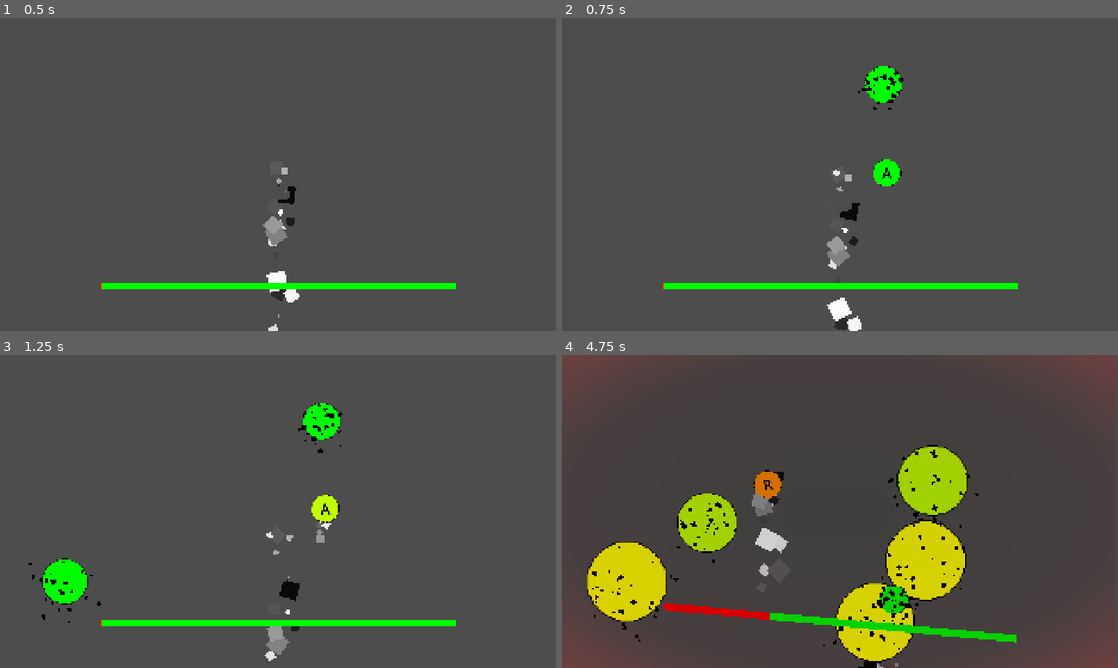
Above: before the commit, frames 1-4 (two rows, left to right).
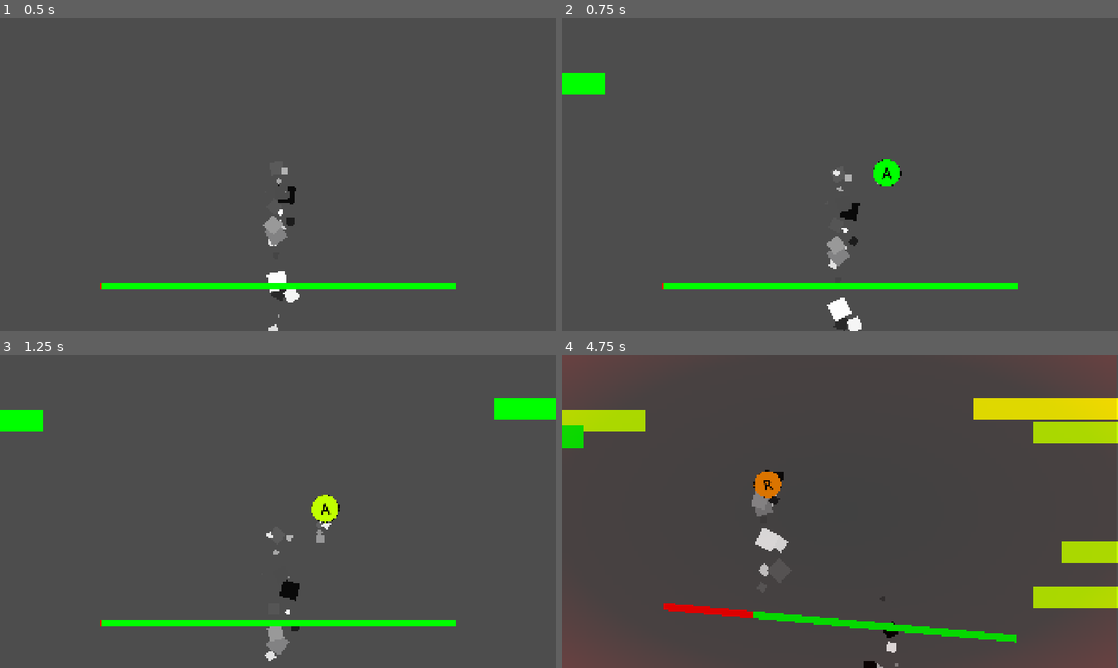
Above: after the commit, the same moments.

Repository: k3mystra/needy-college-student
Game: Godot game, scene res://ButtonMiniGame/test_game_scene.tscn
The game is run twice, just before and just after one commit, with the same random seed, the same clock (stepped at 60 frames per second) and the same inputs.
Inputs (mouse positions are in pixels of both pictures, inside the frame that each line leads up to):
- Up to frame 1 (0.5 s): no input
- Up to frame 2 (0.75 s): tap Enter at 0.5 s
- Up to frame 3 (1.25 s): no input
- Up to frame 4 (4.75 s): click (884, 420) at 1.27 s; click (628, 580) at 2.02 s; click (628, 580) at 2.77 s

Frame 1 is identical in both runs. In frame 2, 1.2% of the frame differs, in the area x 0-62%, y 15-30%; in frame 3, 3.0%; in frame 4, 18%, in the area x 0-100%, y 13-100%.

Commit message:
ADDED SHIT THAT COMES TO SCREEN

Diff:
--- a/ButtonMiniGame/button_mash_game.gd
+++ b/ButtonMiniGame/button_mash_game.gd
@@ -46,7 +46,7 @@
 	prevtimer = timer
 	prevcooldown = cooldown
 	prevspamcooldown = spam_cooldown
-	prevsliderpos = sliderholder.global_position
+	prevsliderpos = sliderholder.position
 	Global.buttonspam_L.connect(_buttonspamL)
 	Global.buttonspam_W.connect(_buttonspamW)
 
@@ -89,16 +89,21 @@
 
 func _spawn_spam():
 	var spawnpoint = $spawn
-	spawnpoint.global_position = Vector2(randf_range(-800, 800), randf_range(-500, 500))
 	var button = button_spam.instantiate()
+	if randi_range(0, 1) == 0:
+		spawnpoint.position = Vector2(-896, randf_range(-384, 384))
+		button.dir = 0
+	else:
+		spawnpoint.position = Vector2(896, randf_range(-384, 384))
+		button.dir = 1
 	button.global_position = spawnpoint.global_position
 	get_parent().add_child(button)
 
 
 func _start():
 	allow_count = false
-	circle.global_position = Vector2(randf_range(-x_range, x_range), randf_range(-y_range, y_range))
-	prevpos = circle.global_position
+	circle.position = Vector2(randf_range(-x_range, x_range), randf_range(-y_range, y_range))
+	prevpos = circle.position
 	selected_word = letter[randi_range(0, letter_amount - 1)]
 	print ("selected_word is ", selected_word)
 	word.text = selected_word.to_upper()
@@ -142,8 +147,8 @@
 		print ("NO BUTTON PRESSED AND RAN OUT OF TIME")
 
 func _animation():
-	circle.global_position.x = prevpos.x + randf_range(-6, 6)
-	circle.global_position.y = prevpos.y + randf_range(-6, 6)
+	circle.position.x = prevpos.x + randf_range(-6, 6)
+	circle.position.y = prevpos.y + randf_range(-6, 6)
 	circle.rotation_degrees = randf_range(-15, 15)
 
 func _slider_damage(value: float): # somehow make the bar slowly stop vibrating
@@ -152,13 +157,13 @@
 		bloodParticle.emitting = true
 	slider.value += value
 	while value > 0:
-		sliderholder.global_position = prevsliderpos
-		sliderholder.global_position += Vector2(randf_range(-35, 35), randf_range(-35, 35))
+		sliderholder.position = prevsliderpos
+		sliderholder.position += Vector2(randf_range(-35, 35), randf_range(-35, 35))
 		sliderholder.rotation_degrees = 0
 		sliderholder.rotation_degrees += randf_range(-8, 8)
 		value -= 3
 		await get_tree().create_timer(0.05).timeout
-	sliderholder.global_position = prevsliderpos
+	sliderholder.position = prevsliderpos
 	sliderholder.rotation_degrees /= 1.3
 
 func play_sound (stream: AudioStream, pitch: float, volume: float): # YOU CAN JUST COPY AND PASTE THIS
@@ -184,7 +189,7 @@
 
 func _buttonspamL():
 	bloodParticle.emitting = true
-	_slider_damage(20)
+	_slider_damage(45)
 
 func _follow_word():
-	particle.global_position = circle.global_position
+	particle.position = circle.position
--- a/ButtonMiniGame/button_mash_game.tscn
+++ b/ButtonMiniGame/button_mash_game.tscn
@@ -74,6 +74,7 @@
 horizontal_alignment = 1
 
 [node name="spawn" type="Node2D" parent="." unique_id=1253321267]
+position = Vector2(896, -384)
 
 [node name="sliderholder" type="Node2D" parent="." unique_id=627574491]
 position = Vector2(0, 384)
@@ -144,3 +145,9 @@
 scale_amount_min = 0.6
 scale_amount_max = 8.0
 color_initial_ramp = SubResource("Gradient_7810j")
+
+[node name="Camera2D" type="Camera2D" parent="." unique_id=370932546]
+
+[node name="Marker2D2" type="Marker2D" parent="." unique_id=442261553]
+position = Vector2(-896, -384)
+gizmo_extents = 290.7
--- a/ButtonMiniGame/button_spam.gd
+++ b/ButtonMiniGame/button_spam.gd
@@ -1,12 +1,15 @@
 extends Node2D
-@export var max_size : float
-@onready var circle = $resize/Button
-@onready var circle_size = $resize
-var circleColor = 0
-var speed = 0.2
-var timer = 0.6
+@export var max_distance : float
+@export var dir : int
+@export var timer = 0.6
+@export var speed = 25
+
+@onready var hand = $resize/Hand
+
+var handcolor = 0
 var prev_timer = 0.0
-var cur_scale : float
+var prev_posX = 0.0
+var total_move : float
 
 #PRELAOD SOUNDS HERE
 var grow = preload("res://ButtonMiniGame/sounds/grow.ogg")
@@ -16,40 +19,60 @@
 # Called when the node enters the scene tree for the first time.
 func _ready() -> void:
 	Global.total_button_spam += 1
-	speed += randf_range(-0.1, 0.1)
+	speed += randf_range(-5, 35)
 	timer += randf_range(-0.15, 0.6)
-	var rand_scale = randf_range(0, 0.4)
-	circle_size.scale += Vector2(rand_scale, rand_scale)
 	prev_timer = timer
-	cur_scale = circle_size.scale.x
+	if dir == 0:
+		scale.x = 1
+		position.x += randf_range(0, 180)
+	elif dir == 1:
+		scale.x = -1
+		position.x -= randf_range(0, 180)
+	prev_posX = position.x
 
 # Called every frame. 'delta' is the elapsed time since the previous frame.
 func _process(delta: float) -> void:
-	match circleColor:
-		0: circle.self_modulate = Color("00ff00")
-		1: circle.self_modulate = Color("c1ff00")
-		2: circle.self_modulate = Color("ffff00")
-		3: circle.self_modulate = Color("ff8900")
-		4: circle.self_modulate = Color("e3000d")
-	var target_color = remap(circle_size.scale.x, cur_scale, max_size, 0.0, 4.0)
-	circleColor = int(ceil(target_color))
+	match handcolor:
+		0: hand.self_modulate = Color("00ff00")
+		1: hand.self_modulate = Color("c1ff00")
+		2: hand.self_modulate = Color("ffff00")
+		3: hand.self_modulate = Color("ff8900")
+		4: hand.self_modulate = Color("e3000d")
+	var distance_traveled = abs(position.x - prev_posX)
+	var target_color = remap(distance_traveled, 0, max_distance, 0, 4)
+	handcolor = int(ceil(target_color))
 	timer -= 1 * delta
 	if timer < 0:
 		play_sound(grow, 0.5, 0.2)
-		circle_size.scale += Vector2(speed, speed)
+		if scale.x == 1:
+			position.x += speed
+		elif scale.x == -1:
+			position.x -= speed
+		total_move += speed
 		timer = prev_timer
-	if circle_size.scale.x > max_size:
+	if distance_traveled > max_distance:
+		print("Reached max distance!", position.x)
+		Global.buttonspam_L.emit()
+		Global.total_button_spam -= 1
 		queue_free()
-		Global.total_button_spam -= 1
-		Global.buttonspam_L.emit()
-	elif circle_size.scale.x < 0.4:
-		queue_free()
-		Global.total_button_spam -= 1
-		Global.buttonspam_W.emit()
+
+	if dir == 0 and position.x < prev_posX:
+		_success()
+	elif dir == 1 and position.x > prev_posX:
+		_success()
+
+func _success():
+	Global.buttonspam_W.emit()
+	Global.total_button_spam -= 1
+	queue_free()
 
 func _on_button_pressed() -> void:
 	play_sound(shrink, 2, 5)
-	circle_size.scale -= Vector2(0.4, 0.4)
+	if dir == 0:
+		position.x -= 75
+	elif dir == 1:
+		position.x += 75
+
 
 
 func play_sound (stream: AudioStream, pitch: float, volume: float): # YOU CAN JUST COPY AND PASTE THIS
--- a/ButtonMiniGame/button_spam.tscn
+++ b/ButtonMiniGame/button_spam.tscn
@@ -1,53 +1,34 @@
 [gd_scene format=3 uid="uid://dib3i6nrc65tw"]
 
 [ext_resource type="Script" uid="uid://chuumegaat2fo" path="res://ButtonMiniGame/button_spam.gd" id="1_km3y2"]
-[ext_resource type="Texture2D" uid="uid://qlf7ca7tjgsw" path="res://ButtonMiniGame/placeholder/wordholderblank.png" id="2_k8knq"]
 [ext_resource type="Texture2D" uid="uid://cd5rny8pfj16t" path="res://ButtonMiniGame/placeholder/star.png" id="3_ix4o1"]
 
 [node name="button_spam" type="Node2D" unique_id=614955222]
 script = ExtResource("1_km3y2")
-max_size = 3.0
+max_distance = 1000.0
 
 [node name="resize" type="StaticBody2D" parent="." unique_id=1365346980]
 scale = Vector2(0.5, 0.5)
 
-[node name="Button" type="Button" parent="resize" unique_id=1446274529]
+[node name="Button" type="Button" parent="resize" unique_id=629896224]
 anchors_preset = 8
 anchor_left = 0.5
 anchor_top = 0.5
 anchor_right = 0.5
 anchor_bottom = 0.5
-offset_left = -100.0
-offset_top = -100.0
-offset_right = 100.0
-offset_bottom = 100.0
+offset_left = -4768.0
+offset_top = -128.0
+offset_right = -4662.6787
+offset_bottom = -112.0
 grow_horizontal = 2
 grow_vertical = 2
-size_flags_horizontal = 4
-size_flags_vertical = 4
-icon = ExtResource("2_k8knq")
+scale = Vector2(47.09409, 16.503338)
+icon = ExtResource("3_ix4o1")
 flat = true
 
-[node name="CPUParticles2D" type="CPUParticles2D" parent="resize" unique_id=421354515]
-z_index = 1
-amount = 35
+[node name="Hand" type="Sprite2D" parent="resize" unique_id=2127720019]
+position = Vector2(-2378.8003, 0)
+scale = Vector2(597.3, 18.961304)
 texture = ExtResource("3_ix4o1")
-preprocess = 1.29
-lifetime_randomness = 0.4
-emission_shape = 2
-emission_sphere_radius = 95.0
-direction = Vector2(0, 1)
-gravity = Vector2(0, 0)
-initial_velocity_min = 123.4
-initial_velocity_max = 137.85
-angular_velocity_min = -300.0
-angular_velocity_max = 300.0
-orbit_velocity_min = -1.0
-orbit_velocity_max = 1.0
-linear_accel_min = 3.96
-linear_accel_max = 33.66
-scale_amount_min = 0.1
-scale_amount_max = 2.0
-color = Color(0, 0, 0, 1)
 
 [connection signal="pressed" from="resize/Button" to="." method="_on_button_pressed"]
--- a/ButtonMiniGame/test_game_scene.tscn
+++ b/ButtonMiniGame/test_game_scene.tscn
@@ -4,6 +4,5 @@
 
 [node name="test_game_scene" type="Node2D" unique_id=606650402]
 
-[node name="Camera2D" type="Camera2D" parent="." unique_id=1377905945]
-
 [node name="ButtonMashGame" parent="." unique_id=1187036442 instance=ExtResource("1_d5tae")]
+position = Vector2(976, 552)
